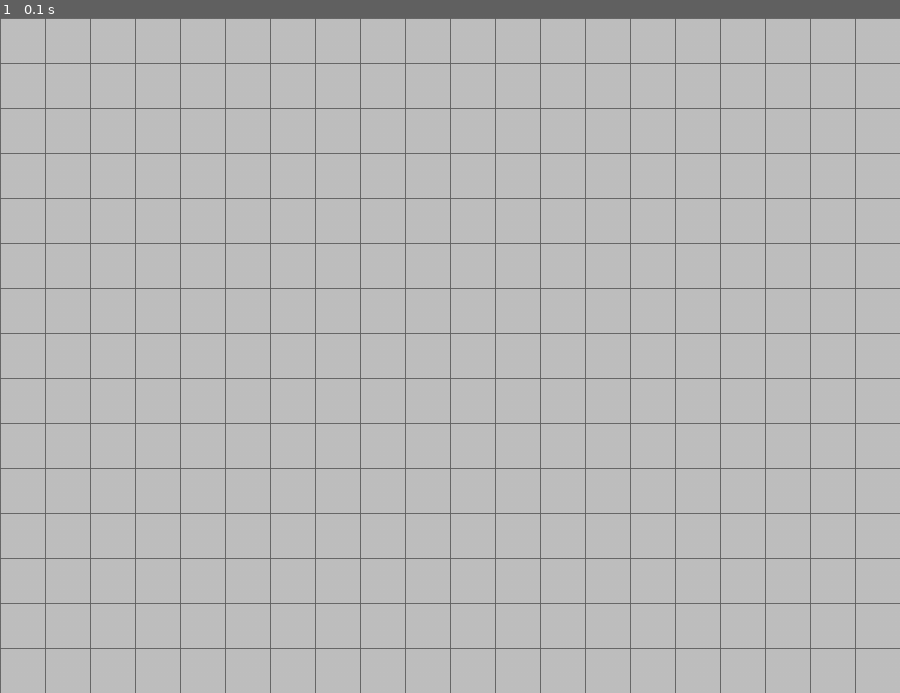
Above: before the commit, frame 1.
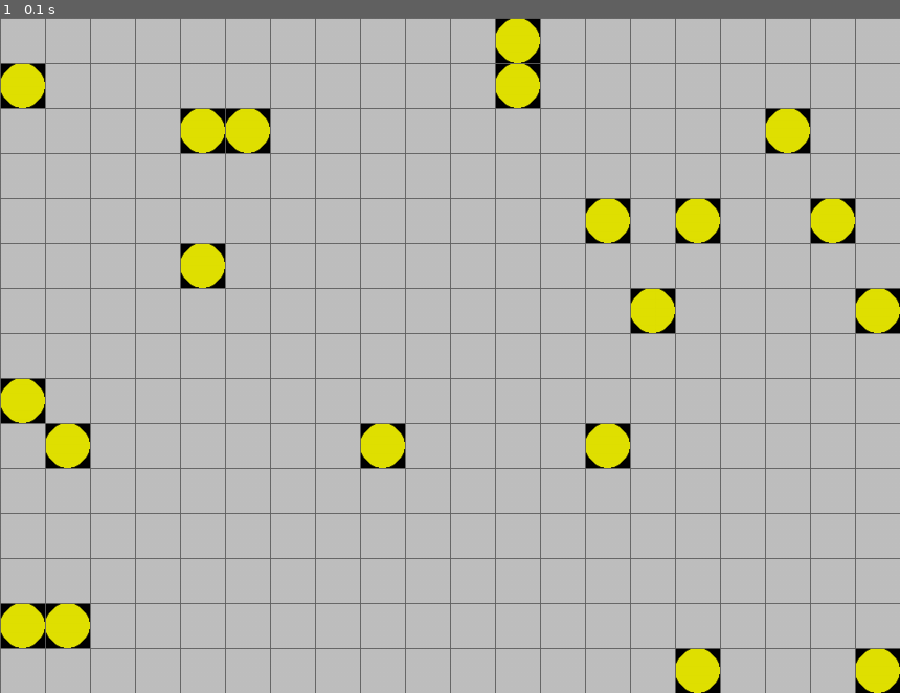
Above: after the commit, the same moment.

Repository: pipipik/py_game_01
Game: pygame game, started from game/mine_sweeper/mine_sweeper.py
Two runs of this game, one before a commit and one after it. Both use one fixed random seed, a clock stepped at 60 frames per second and the inputs below.
Inputs:
- Up to frame 1 (0.1 s): no input

The runs differ from the first frame. In frame 1, 6.4% of the frame differs, in the area x 0-100%, y 0-100%.

Commit message:
set_bomb

Diff:
--- a/game/mine_sweeper/mine_sweeper.py
+++ b/game/mine_sweeper/mine_sweeper.py
@@ -1,13 +1,16 @@
 """mine_sweeper - Copyright 20231209_01"""
 import sys
 import pygame
+from random import randint
 from pygame.locals import QUIT
 
 # グローバル変数定義
 WIDTH = 20 # 横方向のマスの数
 HEIGHT = 15 # 縦方向のマスの数
 SIZE = 50 # 1マスの縦横のサイズ
+NUM_OF_BOMBS = 20 # 爆弾の数
 EMPTY = 0 # マップ上のタイルがからの状態
+BOMB = 1 # マップ上のタイルに爆弾がある状態
 
 pygame.init() # pygameモジュールを初期化
 SURFACE = pygame.display.set_mode([WIDTH*SIZE, HEIGHT*SIZE]) #サイズを指定してウィンドウを作成
@@ -19,6 +22,14 @@
   # field1状態をからで初期化 field(list) = [0, 0, ...], [0, ...], ...
   field = [[EMPTY for xpos in range(WIDTH)] for ypos in range(HEIGHT)]
 
+  # 爆弾を設置
+  count = 0
+  while count < NUM_OF_BOMBS: # 爆弾の数分繰り返す
+    xpos, ypos = randint(0, WIDTH-1), randint(0, HEIGHT-1) # (x, y)座標をランダムに指定
+    if field[ypos][xpos] == EMPTY: # 重複を避けるため、field状態がからの時
+      field[ypos][xpos] = BOMB # 爆弾を設置
+      count += 1 # 設置できたらカウントアップ
+
   while True:
     for event in pygame.event.get(): # イベントキューからイベントを取得
       # 終了イベントを検出した時にプログラムを終了する
@@ -29,18 +40,14 @@
     # 描画
     SURFACE.fill((0, 0, 0)) # ウィンドウを黒色(R,G,B)に塗りつぶす
 
-
-    """ field[index]
-    [0,0][0,1][0,2][0,3]
-    [1,0][1,1][1,2][1,3]
-    [2,0][2,1][2,3][2,3]
-    """
     for ypos in range(HEIGHT):
       for xpos in range(WIDTH):
         tile = field[ypos][xpos] # 左上から順にfield状態をtileに格納
         rect = (xpos*SIZE, ypos*SIZE, SIZE, SIZE) # tileの矩形サイズを取得
         if tile == EMPTY: # field状態がENPTYの時
           pygame.draw.rect(SURFACE, (192, 192, 192), rect) # 未開封状態を描画
+        elif tile == BOMB:
+          pygame.draw.ellipse(SURFACE, (225, 225, 0), rect) # 爆弾有りを描画
 
     # 線の描画
     # line(SURFACE: ベース画面オブジェクト, color: 色, start_pos: 始点, end_pos: 終点, width: 線の幅)
